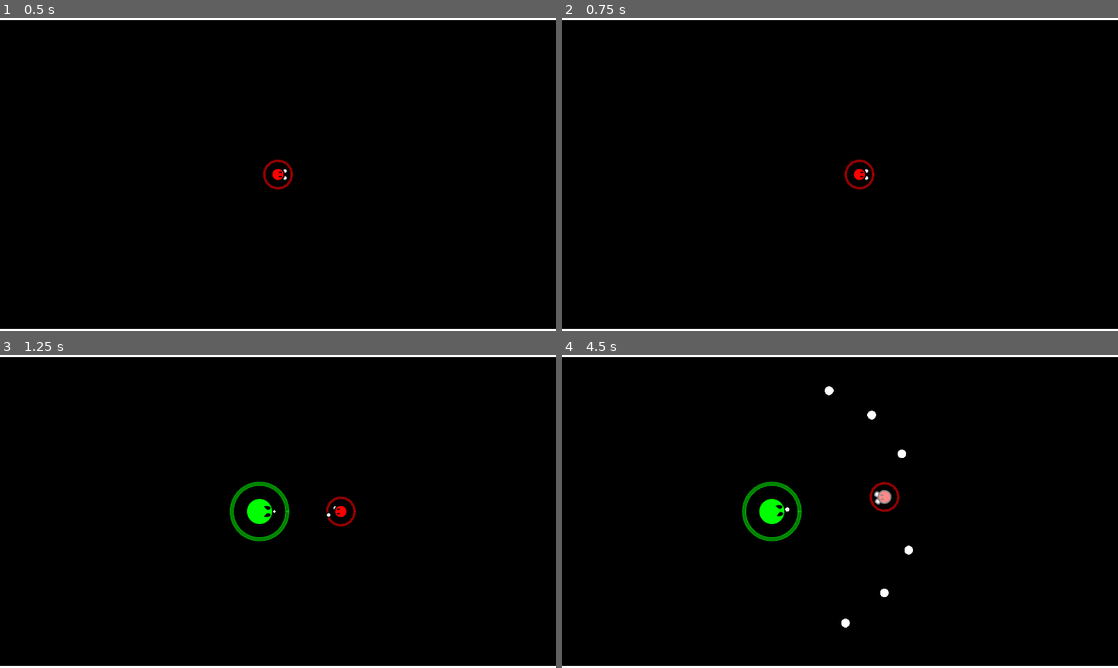
Above: before the commit, frames 1-4 (two rows, left to right).
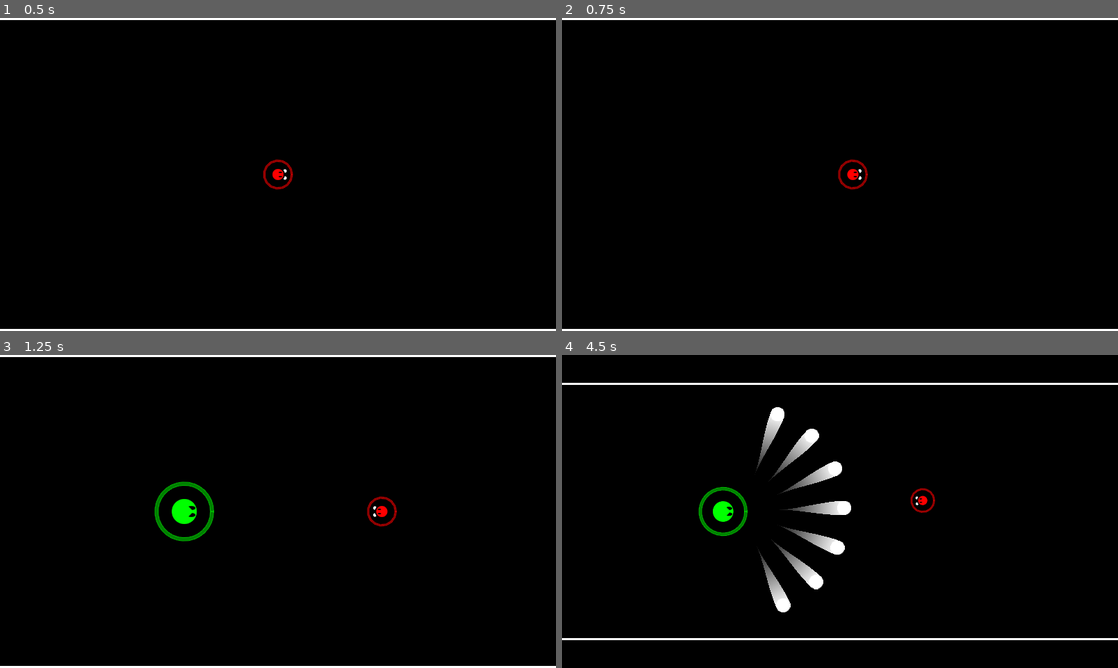
Above: after the commit, the same moments.

Repository: AtomicShr00m/PPKO
Game: Godot game, scene res://Rooms/Stage.tscn
Two runs of this game, one before a commit and one after it. Both use one fixed random seed, a clock stepped at 60 frames per second and the inputs below.
Inputs:
- Up to frame 1 (0.5 s): no input
- Up to frame 2 (0.75 s): tap Enter at 0.5 s; hold Right (ui_right) from 0.53 s (still down)
- Up to frame 3 (1.25 s): keep holding Right (ui_right)
- Up to frame 4 (4.5 s): release Right (ui_right) at 1.28 s; hold Down (ui_down) 1.28-2.03 s; hold Right (ui_right) 2.03-2.78 s; hold Up (ui_up) 2.78-3.53 s; hold Left (ui_left) from 3.53 s (still down)

Frame 1 is identical in both runs. In frame 2, 0.4% of the frame differs, in the area x 49-57%, y 45-55%; in frame 3, 1.9%; in frame 4, 6.8%, in the area x 0-100%, y 0-100%.

Commit message:
Style Update
Introduces HitParticles and Trail scenes/scripts for visual feedback on hits and dashing. Player and Blast now emit particles on impact, and the player leaves a trail when dashing. Refactors health bar updates and improves animation timing for Boomer. Adjusts player/enemy physics and spawn logic for better gameplay feel.

Diff:
--- a/Misc/Cam.gd
+++ b/Misc/Cam.gd
@@ -2,6 +2,12 @@
 
 var enemy:Node2D
 onready var player = $"../Puncher"
+
+func shake():
+	var tweener=create_tween()
+	tweener.tween_property(self,'offset:x',16.0,0.1)
+	tweener.tween_property(self,'offset:x',-16.0,0.1)
+	tweener.tween_property(self,'offset:x',0.0,0.1)
 
 func _physics_process(delta):
 	var zoom_value:=1.0
@@ -13,3 +19,7 @@
 		position.x=player.position.x
 		zoom_value=clamp(abs(position.x) / 480,1.0,1.5)
 	zoom=lerp(zoom,Vector2.ONE*zoom_value,20*delta)
+
+
+func _on_Puncher_popped():
+	set_physics_process(false)
--- a/Misc/HealthBar.gd
+++ b/Misc/HealthBar.gd
@@ -3,16 +3,11 @@
 var value:=100.0
 export var size:=48
 export var theme:Color
-var val_tween:SceneTreeTween
 
 func _draw():
 	draw_arc(Vector2.ZERO,size,0,TAU*(value/100),int(size/2.0),theme,size/8.0,true)
 
-func update_value(new_val):
-	var tween=create_tween()
-	val_tween=tween
-	tween.tween_property(self,"value",new_val,0.5).set_trans(Tween.TRANS_BOUNCE)
-
-func _physics_process(_delta):
-	if is_instance_valid(val_tween):
+func _physics_process(delta):
+	if value!=get_parent().health:
+		value=move_toward(value,get_parent().health,delta*50)
 		update()
--- /dev/null
+++ b/Misc/HitParticles.gd
@@ -0,0 +1,8 @@
+extends CPUParticles2D
+
+
+func _ready():
+	emitting=true
+	var timer=create_tween().tween_interval(lifetime)
+	yield(timer,"finished")
+	queue_free()
--- /dev/null
+++ b/Misc/Trail.gd
@@ -0,0 +1,15 @@
+extends Line2D
+
+var enabled:=true
+export var length:=16
+
+func _ready():
+	set_as_toplevel(true)
+	length*=get_parent().scale.x
+	width*=get_parent().scale.x
+
+func _physics_process(_delta):
+	if enabled:
+		add_point(get_parent().position)
+	while get_point_count()>length:
+		remove_point(0)
--- /dev/null
+++ b/Objects/Deco/HitParticles.tscn
@@ -0,0 +1,23 @@
+[gd_scene load_steps=3 format=2]
+
+[ext_resource path="res://Misc/HitParticles.gd" type="Script" id=1]
+
+[sub_resource type="Gradient" id=1]
+offsets = PoolRealArray( 0, 0.5, 1 )
+colors = PoolColorArray( 1, 1, 1, 1, 1, 1, 1, 1, 1, 1, 1, 0 )
+
+[node name="HitParticles" type="CPUParticles2D"]
+emitting = false
+amount = 16
+lifetime = 0.25
+one_shot = true
+explosiveness = 1.0
+spread = 90.0
+gravity = Vector2( 0, 0 )
+initial_velocity = 200.0
+linear_accel = -100.0
+radial_accel = -100.0
+damping = 100.0
+scale_amount = 5.0
+color_ramp = SubResource( 1 )
+script = ExtResource( 1 )
--- /dev/null
+++ b/Objects/Deco/Trail.tscn
@@ -0,0 +1,16 @@
+[gd_scene load_steps=4 format=2]
+
+[ext_resource path="res://Misc/Trail.gd" type="Script" id=1]
+
+[sub_resource type="Curve" id=2]
+_data = [ Vector2( 0, 0 ), 0.0, 0.0, 0, 0, Vector2( 1, 1 ), 0.0, 0.0, 0, 0 ]
+
+[sub_resource type="Gradient" id=3]
+colors = PoolColorArray( 1, 1, 1, 0, 1, 1, 1, 1 )
+
+[node name="Trail" type="Line2D"]
+width = 20.0
+width_curve = SubResource( 2 )
+gradient = SubResource( 3 )
+script = ExtResource( 1 )
+length = 10
--- a/Objects/Enemies/Blast.gd
+++ b/Objects/Enemies/Blast.gd
@@ -3,7 +3,8 @@
 var dir:Vector2
 
 const SPEED=600
-export var power:=5.0
+const POWER=10
+onready var particleScn=preload("res://Objects/Deco/HitParticles.tscn")
 
 func bounce():
 	dir*=-1
@@ -13,6 +14,11 @@
 	position+=dir*SPEED*delta
 
 func _on_Blast_body_entered(body:Node2D):
+	var particles=particleScn.instance()
+	particles.position=position
+	particles.scale_amount*=scale.x
+	particles.direction=-dir
+	get_parent().add_child(particles)
 	if body.is_in_group('hittables'):
-		body.hit(power,dir)
+		body.hit(POWER*scale.x,dir)
 	queue_free()
--- a/Objects/Enemies/Blast.tscn
+++ b/Objects/Enemies/Blast.tscn
@@ -1,9 +1,11 @@
-[gd_scene load_steps=4 format=2]
+[gd_scene load_steps=5 format=2]
 
 [ext_resource path="res://Sprites/bullet1.png" type="Texture" id=1]
 [ext_resource path="res://Objects/Enemies/Blast.gd" type="Script" id=2]
+[ext_resource path="res://Objects/Deco/Trail.tscn" type="PackedScene" id=3]
 
 [sub_resource type="CircleShape2D" id=1]
+radius = 5.0
 
 [node name="Blast" type="Area2D"]
 collision_layer = 8
@@ -16,4 +18,6 @@
 [node name="Sprite" type="Sprite" parent="."]
 texture = ExtResource( 1 )
 
+[node name="Trail" parent="." instance=ExtResource( 3 )]
+
 [connection signal="body_entered" from="." to="." method="_on_Blast_body_entered"]
--- a/Objects/Enemies/Boomer.gd
+++ b/Objects/Enemies/Boomer.gd
@@ -12,9 +12,9 @@
 var is_safe:=false
 onready var sprite = $Sprite
 onready var anim = $AnimationPlayer
+onready var health_bar = $HealthBar
 onready var blast_spawn = $Sprite/BlastSpawn
 onready var blastScn = preload("res://Objects/Enemies/Blast.tscn")
-onready var health_bar = $HealthBar
 
 func _ready():
 	choose_shot()
@@ -37,17 +37,17 @@
 		else:
 			is_safe=true
 			motion=from*500
-			health_bar.update_value(health)
 			var tween=create_tween()
-			tween.tween_property(sprite.material,"shader_param/fade",1.0,0.25)
-			tween.tween_property(sprite.material,"shader_param/fade",0.0,0.25)
+			tween.tween_property(sprite.material,"shader_param/fade",1.0,0.1)
+			tween.tween_property(sprite.material,"shader_param/fade",0.0,0.1)
 			yield(tween,"finished")
 			is_safe=false
 
 func _physics_process(delta):
 	var dir:=Vector2.ZERO
 	if is_instance_valid(target):
-		sprite.look_at(target.position)
+		if anim.is_playing():
+			sprite.look_at(target.position)
 	elif dir!=Vector2.ZERO:
 		sprite.rotation=dir.angle()
 	if dir==Vector2.ZERO:
@@ -57,6 +57,8 @@
 	motion=move_and_slide(motion)
 
 func choose_shot():
+	anim.play("RESET")
+	yield(create_tween().tween_interval(1),"finished")
 	anim.play(["Regular","Triple","Charged"].pick_random())
 
 func _on_shoot_animation_finished(anim_name):
--- a/Objects/Enemies/Boomer.tscn
+++ b/Objects/Enemies/Boomer.tscn
@@ -77,24 +77,12 @@
 "values": [ Vector2( 0, 0 ) ]
 }
 tracks/2/type = "value"
-tracks/2/path = NodePath("Sprite/BlastSpawn:visible")
+tracks/2/path = NodePath("Sprite/BlastSpawn:modulate")
 tracks/2/interp = 1
 tracks/2/loop_wrap = true
 tracks/2/imported = false
 tracks/2/enabled = true
 tracks/2/keys = {
-"times": PoolRealArray( 0 ),
-"transitions": PoolRealArray( 1 ),
-"update": 1,
-"values": [ true ]
-}
-tracks/3/type = "value"
-tracks/3/path = NodePath("Sprite/BlastSpawn:modulate")
-tracks/3/interp = 1
-tracks/3/loop_wrap = true
-tracks/3/imported = false
-tracks/3/enabled = true
-tracks/3/keys = {
 "times": PoolRealArray( 0 ),
 "transitions": PoolRealArray( 1 ),
 "update": 0,
@@ -130,7 +118,7 @@
 
 [sub_resource type="Animation" id=4]
 resource_name = "Triple"
-length = 2.0
+length = 3.0
 tracks/0/type = "value"
 tracks/0/path = NodePath("Sprite/BlastSpawn:position")
 tracks/0/interp = 1
@@ -138,7 +126,7 @@
 tracks/0/imported = false
 tracks/0/enabled = true
 tracks/0/keys = {
-"times": PoolRealArray( 0, 0.5 ),
+"times": PoolRealArray( 0, 1.5 ),
 "transitions": PoolRealArray( 1, 1 ),
 "update": 0,
 "values": [ Vector2( 32, 0 ), Vector2( 40, 0 ) ]
@@ -150,7 +138,7 @@
 tracks/1/imported = false
 tracks/1/enabled = true
 tracks/1/keys = {
-"times": PoolRealArray( 0, 0.5 ),
+"times": PoolRealArray( 0, 1.5 ),
 "transitions": PoolRealArray( 1, 1 ),
 "update": 0,
 "values": [ Vector2( 1e-05, 1e-05 ), Vector2( 1, 1 ) ]
@@ -162,7 +150,7 @@
 tracks/2/imported = false
 tracks/2/enabled = true
 tracks/2/keys = {
-"times": PoolRealArray( 0, 0.8, 1, 1.2, 1.4, 1.6, 1.8, 2 ),
+"times": PoolRealArray( 0, 1.5, 1.8, 2, 2.3, 2.5, 2.8, 3 ),
 "transitions": PoolRealArray( 1, 1, 1, 1, 1, 1, 1, 1 ),
 "update": 0,
 "values": [ Color( 1, 1, 1, 1 ), Color( 1, 1, 1, 1 ), Color( 1, 1, 1, 0 ), Color( 1, 1, 1, 1 ), Color( 1, 1, 1, 0 ), Color( 1, 1, 1, 1 ), Color( 1, 1, 1, 0 ), Color( 1, 1, 1, 1 ) ]
--- a/Objects/Player/Puncher.gd
+++ b/Objects/Player/Puncher.gd
@@ -1,11 +1,11 @@
 extends KinematicBody2D
 
 var health:=100.0
-var atk_power:=10.0
+var atk_power:=5.0
 
-const ACCEL=10.0
+const ACCEL=5.0
 const SPEED=500.0
-const FRICTION=7.0
+const FRICTION=3.0
 
 const DASH_DIRS={"ui_left":Vector2.LEFT,"ui_right":Vector2.RIGHT,"ui_up":Vector2.UP,
 "ui_down":Vector2.DOWN}
@@ -23,20 +23,27 @@
 onready var punch_check = $PunchCheck
 onready var health_bar = $HealthBar
 onready var dash_key_timer = $DashKeyTimer
+onready var trail = $Trail
+
+signal just_hit
+signal popped
+
+func _ready():
+	trail.enabled=false
 
 func hit(dmg,from):
 	if !is_safe:
 		health-=dmg
+		emit_signal("just_hit")
 		if health<=0:
+			emit_signal("popped")
 			queue_free()
-			get_tree().paused=true
 		else:
 			is_safe=true
-			motion=from*500
-			health_bar.update_value(health)
+			motion=from*1000*(dmg/10.0)
 			var tween=create_tween()
-			tween.tween_property(sprite.material,"shader_param/fade",1.0,0.25)
-			tween.tween_property(sprite.material,"shader_param/fade",0.0,0.25)
+			tween.tween_property(sprite.material,"shader_param/fade",1.0,0.1)
+			tween.tween_property(sprite.material,"shader_param/fade",0.0,0.1)
 			yield(tween,"finished")
 			is_safe=false
 
@@ -57,10 +64,15 @@
 				dash_key_timer.stop()
 				dash_key=''
 				motion=DASH_DIRS[key]*DASH_SPEED
+				trail.enabled=true
 				is_dashing=true
 				var timer=create_tween().tween_interval(dash_time)
 				yield(timer,"finished")
 				is_dashing=false
+				yield(create_tween().tween_property(trail,"length",0,0.5),"finished")
+				trail.enabled=false
+				trail.clear_points()
+				trail.length=32
 
 func handle_aiming():
 	if is_instance_valid(target):
@@ -75,8 +87,9 @@
 		handle_movement(delta)
 		handle_aiming()
 		handle_dashing()
-
 	motion=move_and_slide(motion)
 
 func _on_HurtBox_body_entered(body):
-	body.hit(atk_power,Vector2.RIGHT.rotated(sprite.rotation))
+	var aim:=Vector2.RIGHT.rotated(sprite.rotation)
+	body.hit(atk_power,aim)
+	motion=-aim*SPEED*2
--- a/Objects/Player/Puncher.tscn
+++ b/Objects/Player/Puncher.tscn
@@ -1,9 +1,10 @@
-[gd_scene load_steps=12 format=2]
+[gd_scene load_steps=13 format=2]
 
 [ext_resource path="res://Sprites/player.png" type="Texture" id=1]
 [ext_resource path="res://Objects/Player/Puncher.gd" type="Script" id=2]
 [ext_resource path="res://Sprites/fist.png" type="Texture" id=3]
 [ext_resource path="res://Misc/HealthBar.gd" type="Script" id=4]
+[ext_resource path="res://Objects/Deco/Trail.tscn" type="PackedScene" id=5]
 
 [sub_resource type="CircleShape2D" id=1]
 radius = 16.0
@@ -152,6 +153,11 @@
 [node name="CollisionShape2D" type="CollisionShape2D" parent="PunchCheck"]
 shape = SubResource( 5 )
 
+[node name="Trail" parent="." instance=ExtResource( 5 )]
+z_index = -1
+width = 32.0
+length = 32
+
 [node name="AnimationPlayer" type="AnimationPlayer" parent="."]
 anims/Punch = SubResource( 3 )
 anims/RESET = SubResource( 4 )
--- a/Rooms/Stage.gd
+++ b/Rooms/Stage.gd
@@ -5,10 +5,15 @@
 
 onready var boomerScn=preload("res://Objects/Enemies/Boomer.tscn")
 
+func _ready():
+	randomize()
+
 func spawn_enemy():
 	var enemy=boomerScn.instance()
+	enemy.position.x=rand_range(-320,320)
+	while abs(player.position.x-enemy.position.x)<160:
+		enemy.position.x=rand_range(-320,320)
+	add_child(enemy)
+	cam.enemy=enemy
+	enemy.target=player
 	player.target=enemy
-	cam.enemy=enemy
-	enemy.position.x=rand_range(-320,320)
-	enemy.target=player
-	add_child(enemy)
--- a/Rooms/Stage.tscn
+++ b/Rooms/Stage.tscn
@@ -51,7 +51,7 @@
 polygon = PoolVector2Array( -960, -360, 960, -360, 960, 360, -960, 360 )
 
 [node name="Blackout" type="Polygon2D" parent="Background"]
-z_index = -100
+z_index = 4096
 color = Color( 0, 0, 0, 1 )
 invert_enable = true
 invert_border = 200.0
@@ -68,4 +68,5 @@
 one_shot = true
 autostart = true
 
+[connection signal="popped" from="Puncher" to="Cam" method="_on_Puncher_popped"]
 [connection signal="timeout" from="SpawnTimer" to="." method="spawn_enemy"]
